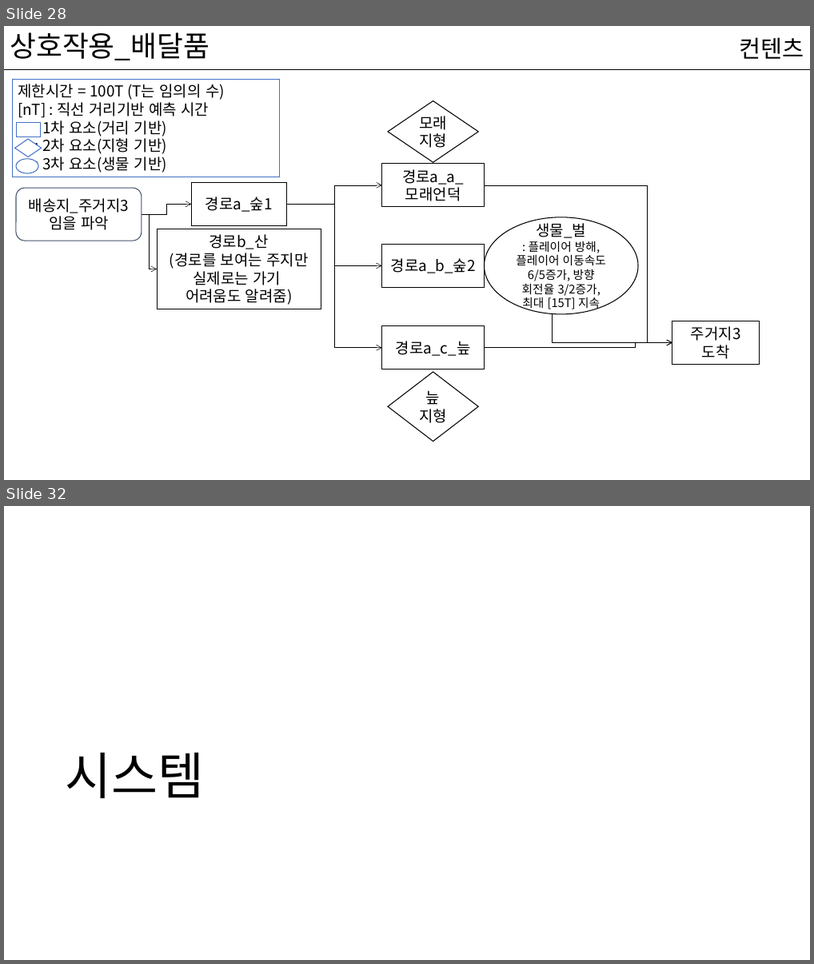
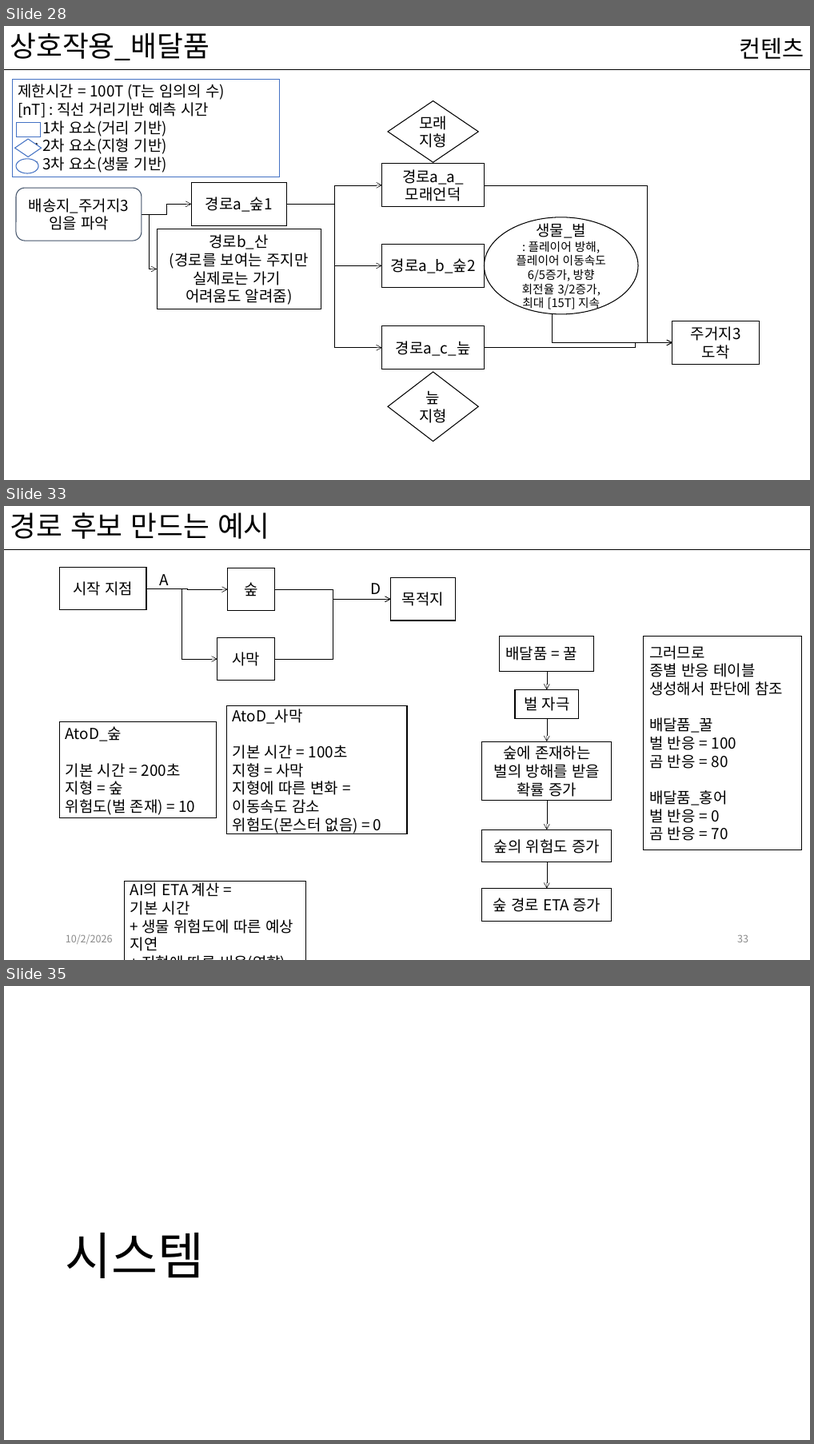
Before and after one commit to kwakyerin/2026_Graduation_Project, a slide deck: documents/HyunahKwon/design/designing/for_teammates/프로토타입_기획.pptx. Shown one above the other, each under a label of ours: slides 28 and 32 before the commit, slides 28, 33 and 35 after it; the slides between them are not shown. The pictures are 814x964 and 814x1444 pixels, drawn with LibreOffice and Linux fonts; fonts in the diff are those of the drawing. Boxes give left, top, right and bottom in pixels: in the first picture for what was removed or moved away, otherwise in the second. Text is boxed around its words. In the diff, an @@ line names an element or a change of style, - is before the commit and + after.

Commit message:
경로 후보 예시, 구현 아키텍쳐, AI 정리
가독성 올릴 필요 있음
당장은 내용만 정리함

```diff
--- a/documents/HyunahKwon/design/designing/for_teammates/프로토타입_기획.pptx
+++ b/documents/HyunahKwon/design/designing/for_teammates/프로토타입_기획.pptx
@@ slide 33 added at <box>4,506,810,960</box>, background #FFFFFF; not listed: 1 template element that a slide beside it also shows @@
@@ title added at <box>10,512,270,539</box>, 34 pt, text #000000 @@
+경로 후보 만드는 예시
@@ rectangle added at <box>60,567,146,610</box>, fill #FFFFFF, outline #000000 1 pt, 18 pt, text #000000 @@
+시작 지점
@@ text added at <box>159,574,168,589</box>, 18 pt, text #000000 @@
+A
@@ rectangle added at <box>228,568,275,612</box>, fill #FFFFFF, outline #000000 1 pt, 18 pt, text #000000 @@
+숲
@@ elbow arrow added from (146, 588) to (218, 659), #000000 0.5 pt @@
@@ elbow arrow added from (146, 588) to (228, 589), #000000 0.5 pt @@
@@ elbow arrow added from (275, 589) to (391, 599), #000000 0.5 pt @@
@@ elbow arrow added from (275, 659) to (391, 599), #000000 0.5 pt @@
@@ text added at <box>370,583,381,594</box>, 18 pt, text #000000 @@
+D
@@ rectangle added at <box>391,578,456,621</box>, fill #FFFFFF, outline #000000 1 pt, 18 pt, text #000000 @@
+목적지
@@ rectangle added at <box>218,637,275,680</box>, fill #FFFFFF, outline #000000 1 pt, 18 pt, text #000000 @@
+사막
@@ rectangle added at <box>500,636,594,671</box>, fill #FFFFFF, outline #000000 1 pt, 18 pt, text #000000 @@
+배달품 = 꿀
@@ rectangle added at <box>644,636,802,850</box>, fill #FFFFFF, outline #000000 1 pt, 18 pt, text #000000 @@
+그러므로
+종별 반응 테이블 생성해서 판단에 참조
+배달품_꿀
+벌 반응 = 100
+곰 반응 = 80
+배달품_홍어
+벌 반응 = 0
+곰 반응 = 70
@@ elbow arrow added from (547, 671) to (547, 690), #000000 0.5 pt @@
@@ rectangle added at <box>515,690,578,718</box>, fill #FFFFFF, outline #000000 1 pt, 18 pt, text #000000 @@
+벌 자극
@@ rectangle added at <box>60,721,217,818</box>, fill #FFFFFF, outline #000000 1 pt, 18 pt, text #000000 @@
+AtoD_숲
+기본 시간 = 200초
+지형 = 숲
+위험도(벌 존재) = 10
@@ rectangle added at <box>226,706,407,834</box>, fill #FFFFFF, outline #000000 1 pt, 18 pt, text #000000 @@
+AtoD_사막
+기본 시간 = 100초
+지형 = 사막
+지형에 따른 변화 = 이동속도 감소
+위험도(몬스터 없음) = 0
@@ elbow arrow added from (547, 718) to (547, 741), #000000 0.5 pt @@
@@ rectangle added at <box>482,741,612,800</box>, fill #FFFFFF, outline #000000 1 pt, 18 pt, text #000000 @@
+숲에 존재하는
+벌의 방해를 받을 확률 증가
@@ elbow arrow added from (547, 800) to (547, 830), #000000 0.5 pt @@
@@ rectangle added at <box>482,830,612,862</box>, fill #FFFFFF, outline #000000 1 pt, 18 pt, text #000000 @@
+숲의 위험도 증가
@@ elbow arrow added from (547, 862) to (547, 888), #000000 0.5 pt @@
@@ rectangle added at <box>124,881,306,960</box>, fill #FFFFFF, outline #000000 1 pt, 18 pt, text #000000 @@
+AI의 ETA 계산 =
+기본 시간
++ 생물 위험도에 따른 예상 지연
++ 지형에 따른 비용(영향)
++ 플레이어 행동에 따른 비용
@@ rectangle added at <box>482,888,612,921</box>, fill #FFFFFF, outline #000000 1 pt, 18 pt, text #000000 @@
+숲 경로 ETA 증가
@@ text added at <box>66,934,113,944</box>, 12 pt, text #8C8C8C @@
+10/2/2026
@@ page number added at <box>738,935,749,942</box>, 12 pt, text #8C8C8C @@
+33
@@ what was slide 32 is now slide 35 @@
```
Also in this commit, not shown: 31 slides changed, 2 other slides added.
